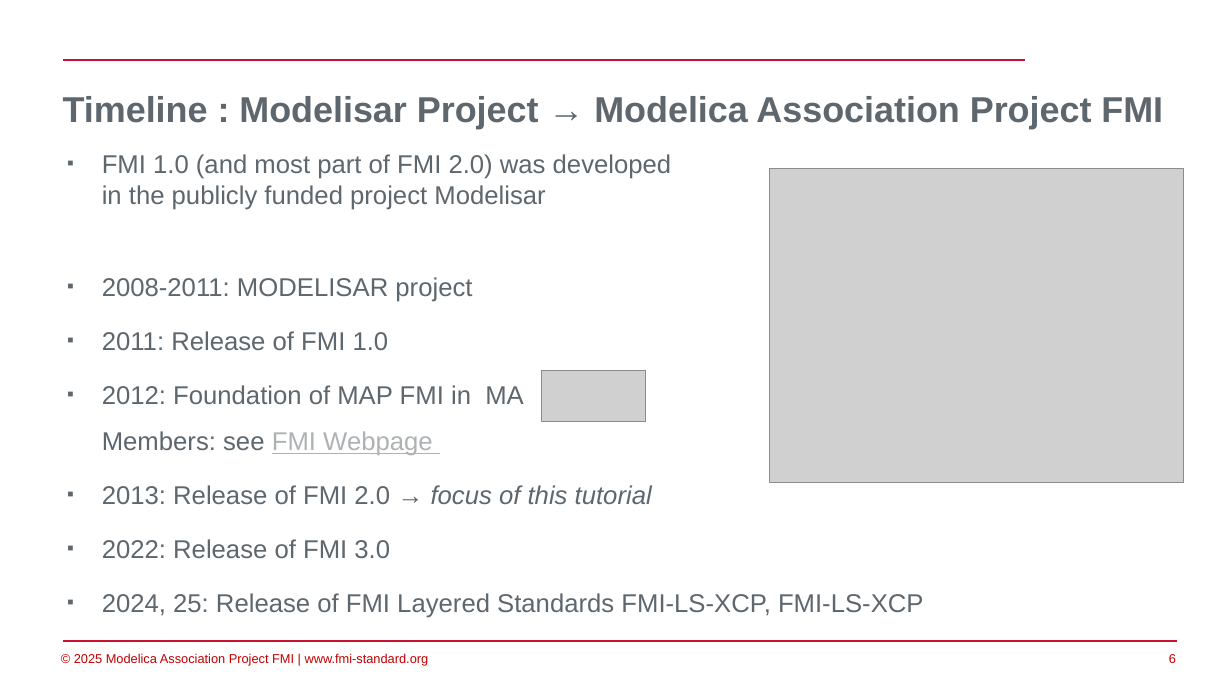
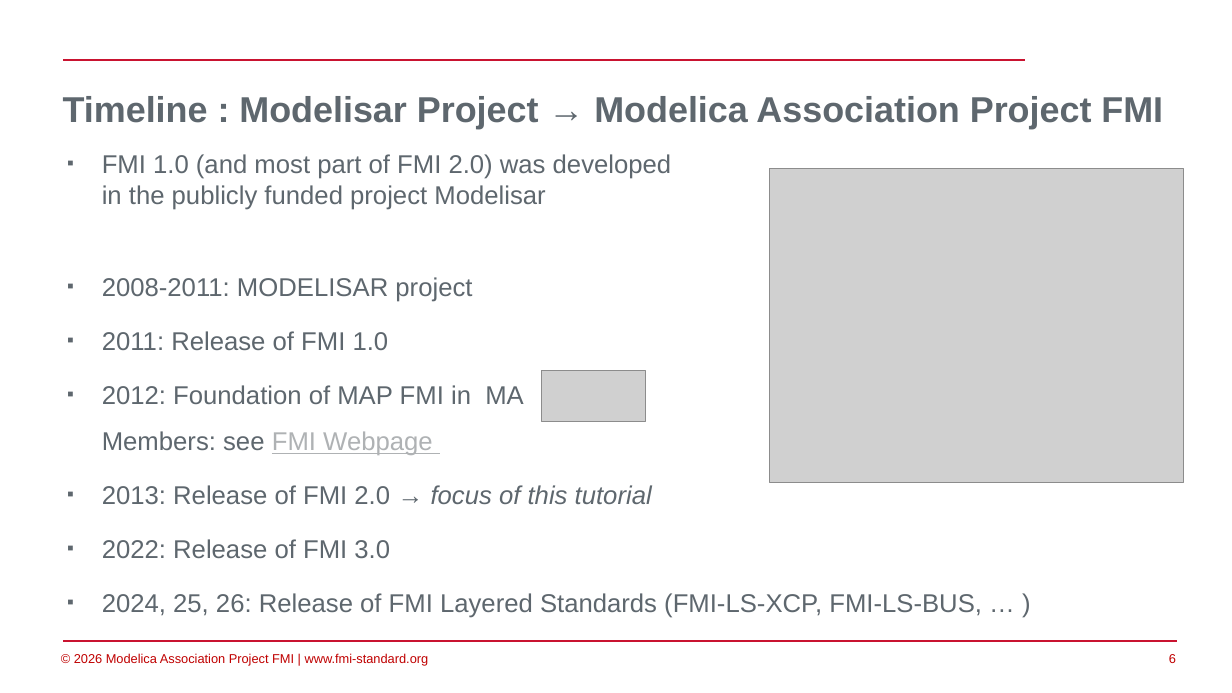
Before and after one commit to modelica/fmi-beginners-tutorial-2026, a slide deck: slide 6 of part1/Introduction-to-FMI.pptx. Drawn at 1232x693 pixels with LibreOffice and Linux fonts; fonts in the diff are those of the drawing; grey boxes stand for pictures; background and template pictures are left out. Boxes give left, top, right and bottom in pixels: in the first picture for what was removed or moved away, otherwise in the second. Text is boxed around its words. In the diff, an @@ line names an element or a change of style, - is before the commit and + after.

```diff
--- a/part1/Introduction-to-FMI.pptx
+++ b/part1/Introduction-to-FMI.pptx
@@ text at <box>102,593,982,618</box>: text changed @@
-▪ 2024, 25: Release of FMI Layered Standards FMI-LS-XCP, FMI-LS-XCP
+▪ 2024, 25, 26: Release of FMI Layered Standards (FMI-LS-XCP, FMI-LS-BUS, … )
@@ text at <box>74,653,429,666</box>: text changed @@
-© 2025 Modelica Association Project FMI | www.fmi-standard.org
+© 2026 Modelica Association Project FMI | www.fmi-standard.org
```
Also in this commit, not shown: 33 other slides changed, 1 other file.
